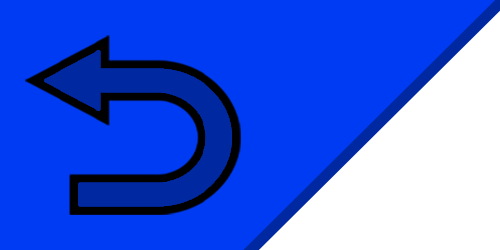
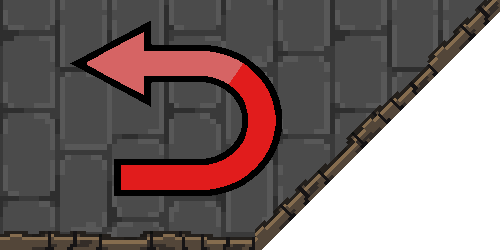
Layers edited between the first and the second (500, 250) image:
removed layer "Shape 3 copy 2" over [25, 35, 241, 215]
removed layer "Shape 3 copy" over [25, 35, 241, 215]
renamed "Layer 1" to "Layer 2", painted on it over [0, 0, 500, 250]
added layer "Layer 3" (1st of 3) above "Layer 3" over [0, 0, 500, 250]
added layer "Layer 3" (2nd of 3) above "Layer 3 copy" over [0, 0, 500, 238]
